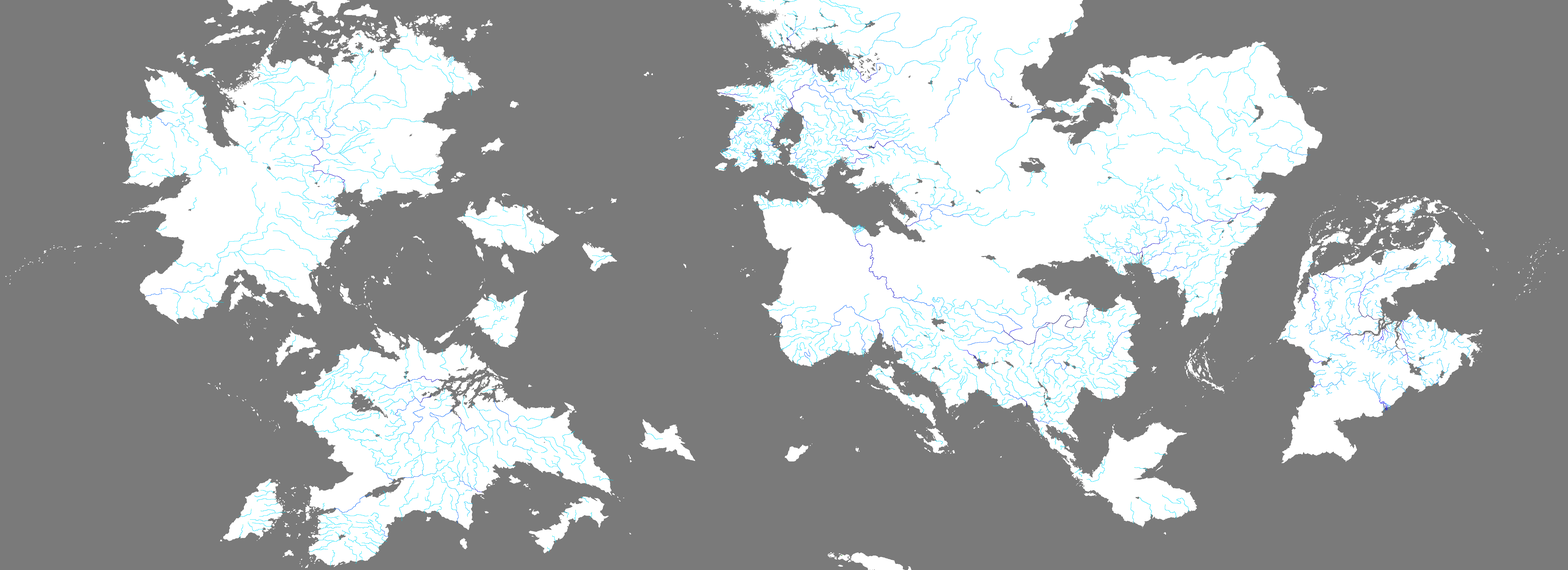
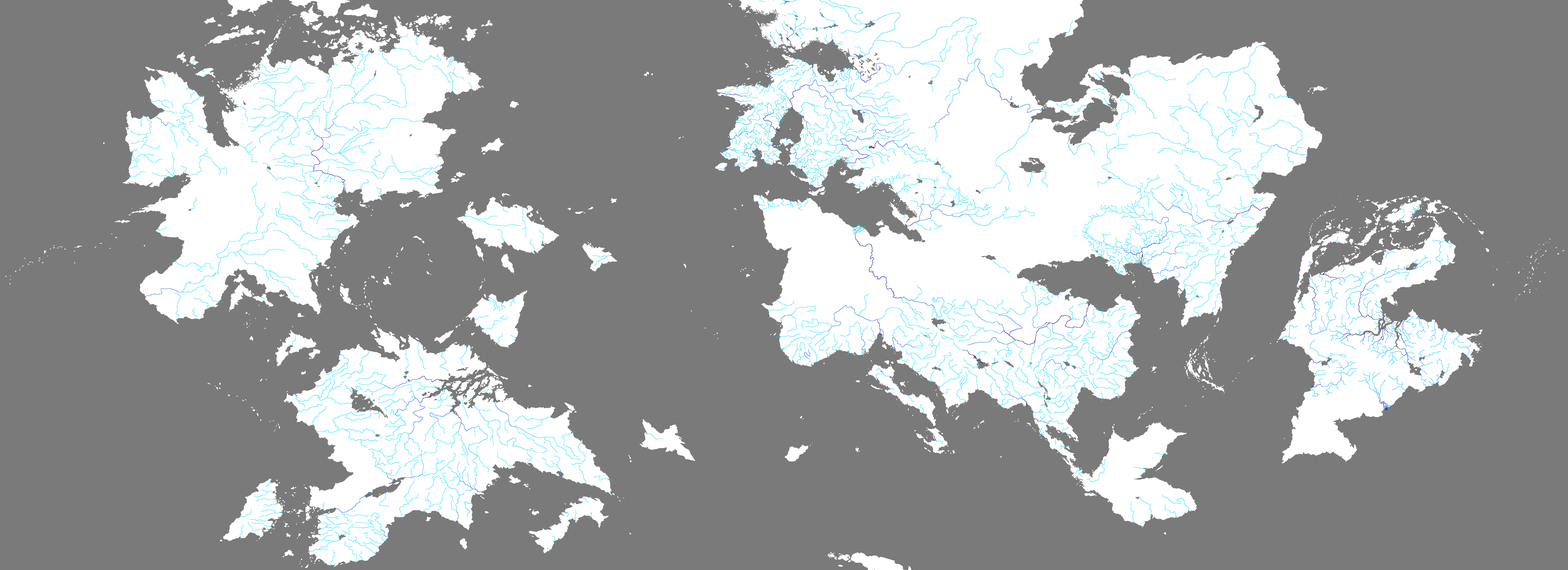
Comparing the layer stacks of the two w=1568, h=570 images. Changes:
added layer "2222" above "11" over bbox(797, 203, 807, 211)
painted on "rivers.bmp" over bbox(761, 153, 1166, 298)
